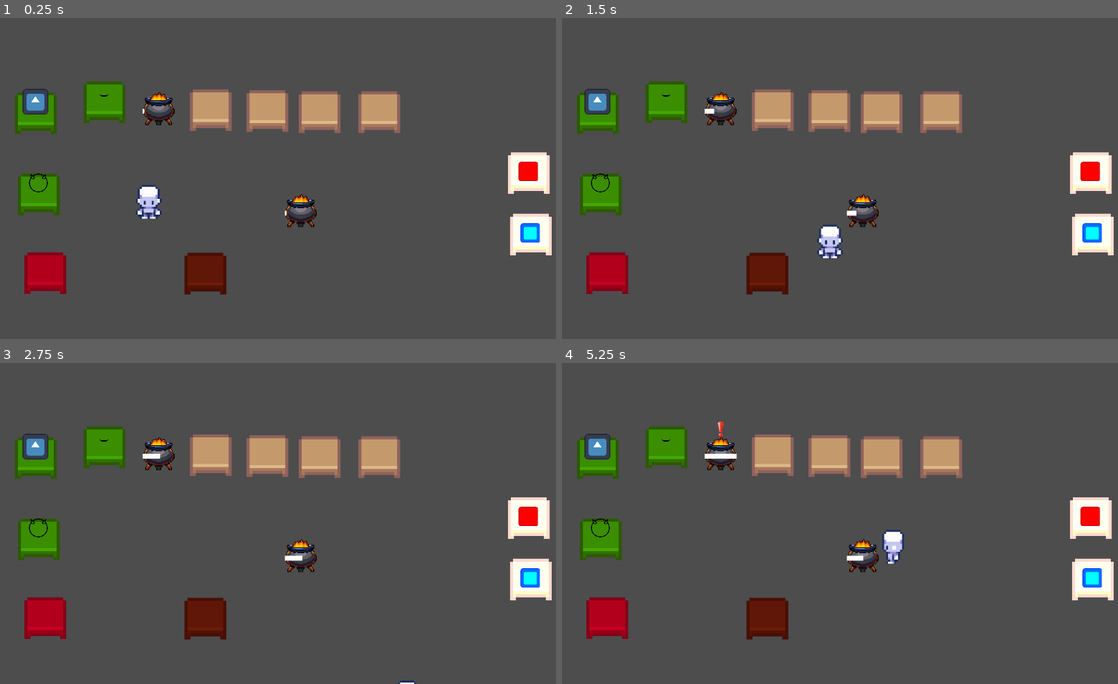
Above: before the commit, frames 1-4 (two rows, left to right).
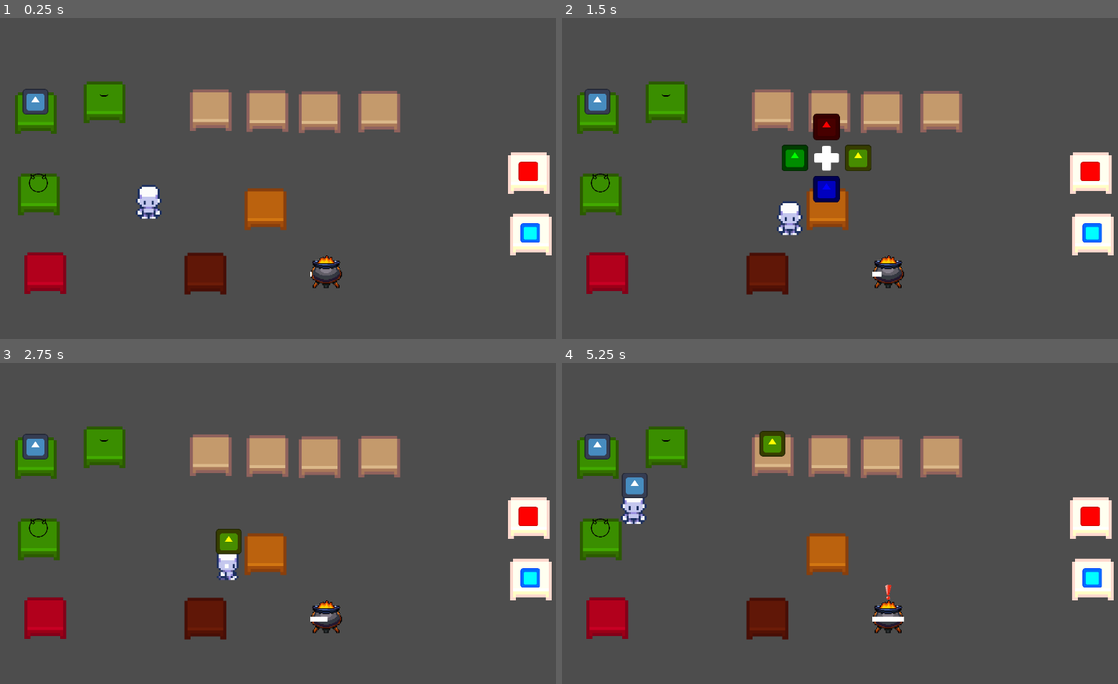
Above: after the commit, the same moments.

Repository: Daniloxls/Artesao-do-Carnaval
Game: Godot game, scene res://scenes/game.tscn
Same seed, same stepped clock (60 frames per second), same inputs: the game is played once before the commit and once after it. The engine's default icon, where the game draws it, is replaced by a stand-in: a white triangle on a blue panel in a dark square.
Inputs:
- Up to frame 1 (0.25 s): no input
- Up to frame 2 (1.5 s): tap Enter at 0.5 s; hold Right (right) 0.53-1.28 s; tap Space (interact) at 0.6, 1.35 s; hold Down (down) from 1.28 s (still down)
- Up to frame 3 (2.75 s): release Down (down) at 2.03 s; hold Right (right) from 2.03 s (still down); tap Space (interact) at 2.1 s
- Up to frame 4 (5.25 s): release Right (right) at 2.78 s; hold Up (up) 2.78-3.53 s; tap Space (interact) every 0.75 s from 2.85 to 5.1 s; hold Left (left) 3.53-5.03 s; hold Down (down) from 5.03 s (still down)

The runs differ from the first frame. In frame 1, 2.1% of the frame differs, in the area x 25-73%, y 22-85%; in frame 2, 4.5%; in frame 3, 2.8%; in frame 4, 3.5%.

Commit message:
bugfix da panela de cola

Diff:
--- a/project.godot
+++ b/project.godot
@@ -8,11 +8,15 @@
 
 config_version=5
 
+[animation]
+
+compatibility/default_parent_skeleton_in_mesh_instance_3d=true
+
 [application]
 
 config/name="Jogo Jam"
 run/main_scene="uid://dkpmcw5ecd737"
-config/features=PackedStringArray("4.5", "Forward Plus")
+config/features=PackedStringArray("4.6", "Forward Plus")
 config/icon="res://icon.svg"
 
 [input]
--- a/scenes/game.tscn
+++ b/scenes/game.tscn
@@ -15,40 +15,40 @@
 [ext_resource type="PackedScene" uid="uid://jekn5447hyym" path="res://scenes/props/horns.tscn" id="9_vtaks"]
 [ext_resource type="PackedScene" uid="uid://nt5t0hxhfrsc" path="res://scenes/props/mouth.tscn" id="10_kvpfn"]
 [ext_resource type="Texture2D" uid="uid://cmrvl65n3br4r" path="res://assets/fb2080.png" id="10_ssvqc"]
-[ext_resource type="PackedScene" uid="uid://bqg85yjxefsjy" path="res://scenes/tables/multi_color_source.tscn" id="11_kvpfn"]
 [ext_resource type="PackedScene" uid="uid://m0dtkrisgc7i" path="res://scenes/tables/glue_pot.tscn" id="11_kvpfn"]
+[ext_resource type="PackedScene" uid="uid://bqg85yjxefsjy" path="res://scenes/tables/multi_color_source.tscn" id="17_rysoc"]
 
-[node name="Node2D" type="Node2D"]
+[node name="Node2D" type="Node2D" unique_id=270559746]
 y_sort_enabled = true
 
-[node name="Player" parent="." instance=ExtResource("1_uwrxv")]
+[node name="Player" parent="." unique_id=725127260 instance=ExtResource("1_uwrxv")]
 position = Vector2(320, 374)
 
-[node name="Table" parent="." instance=ExtResource("2_yqjtg")]
+[node name="Table" parent="." unique_id=1352431325 instance=ExtResource("2_yqjtg")]
 position = Vector2(555, 189)
 
-[node name="Table2" parent="." instance=ExtResource("2_yqjtg")]
+[node name="Table2" parent="." unique_id=583792606 instance=ExtResource("2_yqjtg")]
 position = Vector2(660, 191)
 
-[node name="Table3" parent="." instance=ExtResource("2_yqjtg")]
+[node name="Table3" parent="." unique_id=1176368795 instance=ExtResource("2_yqjtg")]
 position = Vector2(441, 187)
 
-[node name="Table4" parent="." instance=ExtResource("2_yqjtg")]
-position = Vector2(780, 191)
+[node name="Table4" parent="." unique_id=74596501 instance=ExtResource("2_yqjtg")]
+position = Vector2(780, 190)
 
-[node name="PaintingStation" parent="." instance=ExtResource("3_p57ef")]
+[node name="PaintingStation" parent="." unique_id=388790230 instance=ExtResource("3_p57ef")]
 position = Vector2(1081, 314)
 
-[node name="PaintingStation2" parent="." instance=ExtResource("3_p57ef")]
+[node name="PaintingStation2" parent="." unique_id=1425988807 instance=ExtResource("3_p57ef")]
 position = Vector2(1085, 438)
 paint_color = Color(0, 0.30588236, 0.89411765, 1)
 color_name = "Azul"
 
-[node name="Source" parent="." instance=ExtResource("4_u5sy4")]
+[node name="Source" parent="." unique_id=1726364069 instance=ExtResource("4_u5sy4")]
 position = Vector2(89, 193)
 item_scene = ExtResource("5_u5sy4")
 
-[node name="CuttingStation" parent="." instance=ExtResource("5_gee14")]
+[node name="CuttingStation" parent="." unique_id=1487333914 instance=ExtResource("5_gee14")]
 position = Vector2(430, 517)
 arrow_texture = ExtResource("7_ca42v")
 texture_up = ExtResource("7_ir15t")
@@ -57,19 +57,20 @@
 texture_right = ExtResource("10_ssvqc")
 output_scene = ExtResource("4_p57ef")
 
-[node name="Trash" parent="." instance=ExtResource("6_0tnpc")]
+[node name="Trash" parent="." unique_id=1516588612 instance=ExtResource("6_0tnpc")]
 position = Vector2(108, 516)
 
-[node name="Source2" parent="." instance=ExtResource("4_u5sy4")]
+[node name="Source2" parent="." unique_id=621480762 instance=ExtResource("4_u5sy4")]
 position = Vector2(95, 357)
 item_scene = ExtResource("9_vtaks")
 
-[node name="Source3" parent="." instance=ExtResource("4_u5sy4")]
+[node name="Source3" parent="." unique_id=802846798 instance=ExtResource("4_u5sy4")]
 position = Vector2(227, 171)
 item_scene = ExtResource("10_kvpfn")
 
-[node name="MultiColorSource" parent="." unique_id=1754918619 instance=ExtResource("11_kvpfn")]
-position = Vector2(624, 389)
+[node name="MultiColorSource" parent="." unique_id=936571725 instance=ExtResource("17_rysoc")]
+position = Vector2(551, 387)
 item_scene = ExtResource("5_u5sy4")
-[node name="GluePot" parent="." instance=ExtResource("11_kvpfn")]
-position = Vector2(338, 183)
+
+[node name="GluePot" parent="." unique_id=1967382520 instance=ExtResource("11_kvpfn")]
+position = Vector2(675, 512)
--- a/scenes/tables/cutting_station.tscn
+++ b/scenes/tables/cutting_station.tscn
@@ -23,20 +23,20 @@
 [sub_resource type="RectangleShape2D" id="RectangleShape2D_eotx8"]
 size = Vector2(84, 85)
 
-[node name="CuttingStation" type="StaticBody2D"]
+[node name="CuttingStation" type="StaticBody2D" unique_id=1574606114]
 collision_layer = 2
 script = ExtResource("1_8i5mt")
 
-[node name="AnimatedSprite2D" type="AnimatedSprite2D" parent="."]
+[node name="AnimatedSprite2D" type="AnimatedSprite2D" parent="." unique_id=812304036]
 modulate = Color(0.48953235, 0.14960733, 0.063112445, 1)
 position = Vector2(2, -1)
 scale = Vector2(6, 6)
 sprite_frames = SubResource("SpriteFrames_u03e6")
 
-[node name="ItemPoint" type="Marker2D" parent="."]
+[node name="ItemPoint" type="Marker2D" parent="." unique_id=1512147023]
 position = Vector2(1, -24)
 
-[node name="CollisionShape2D" type="CollisionShape2D" parent="."]
+[node name="CollisionShape2D" type="CollisionShape2D" parent="." unique_id=687346212]
 position = Vector2(2, 11.5)
 shape = SubResource("RectangleShape2D_eotx8")
 
@@ -65,6 +65,7 @@
 texture = ExtResource("9_k6m2p")
 
 [node name="SequenceUI" type="Node2D" parent="." unique_id=1444741089]
+visible = false
 position = Vector2(70, -100)
 
 [node name="Arrow1" type="Sprite2D" parent="SequenceUI" unique_id=669847035]
--- a/scripts/glue_puddle.gd
+++ b/scripts/glue_puddle.gd
@@ -1,10 +1,12 @@
 extends Area2D
 
 func _on_body_entered(body: Node2D) -> void:
-	body.setSpeed(100)
+	if body.has_method("setSpeed"):
+		body.setSpeed(100)
 
 func _on_body_exited(body: Node2D) -> void:
-	body.setSpeed(400)
+	if body.has_method("setSpeed"):
+		body.setSpeed(400)
 
 func _on_time_to_dry_timeout() -> void:
 	queue_free()
Not shown: 1 places in scenes/game.tscn that only renumber resources
Not shown: 1 places in scenes/tables/cutting_station.tscn that only renumber resources
Not shown: 1 places in scenes/tables/glue_pot.tscn that only renumber resources
